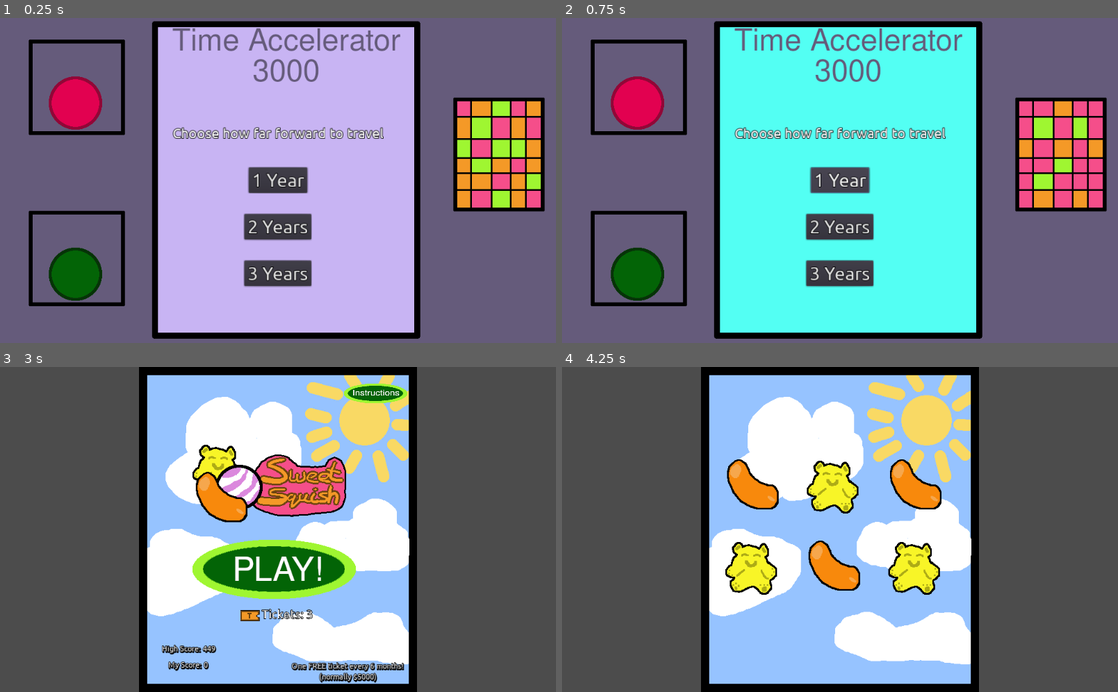
Above: before the commit, frames 1-4 (two rows, left to right).
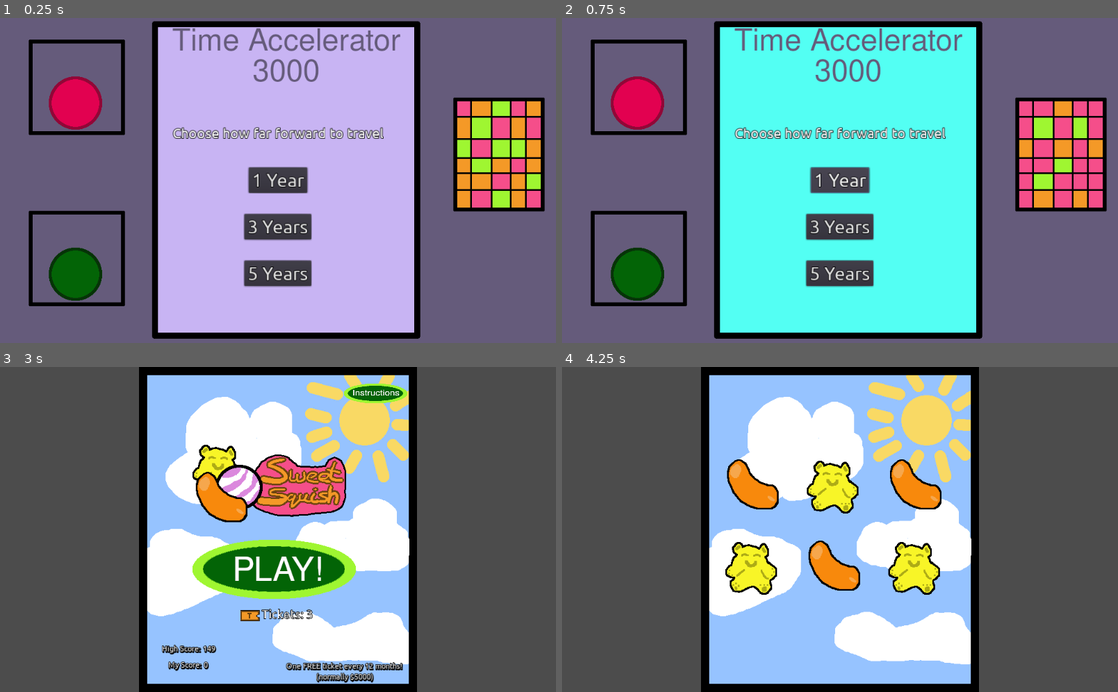
Above: after the commit, the same moments.

Repository: Dvlv/ld44
Game: Godot game, scene res://scenes/TimeMachine.tscn
The game is run twice, just before and just after one commit, with the same random seed, the same clock (stepped at 60 frames per second) and the same inputs. The project has no main scene, so this scene is started directly.
Inputs (mouse positions are in pixels of both pictures, inside the frame that each line leads up to):
- Up to frame 1 (0.25 s): no input
- Up to frame 2 (0.75 s): click "1 Year" at 0.5 s
- Up to frame 3 (3 s): tap Enter (ui_accept) at 1.25, 1.52, 2.27, 2.75 s; move the mouse to (283, 666) at 1.27 s; click (283, 666) at 1.42 s; move the mouse to (505, 584) at 2.02 s; click (505, 584) at 2.17 s; move the mouse to (289, 571) at 2.77 s; click (289, 571) at 2.92 s
- Up to frame 4 (4.25 s): click (834, 568) at 3.5 s

The runs differ from the first frame. In frame 1, less than 0.1% of the frame differs, in the area x 44-47%, y 62-80%; in frame 2, less than 0.1%; in frame 3, 0.7%, in the area x 36-73%, y 85-98%; in frame 4, nothing differs.

Commit message:
framework for endings and TM corrections

Diff:
--- a/src/scenes/SSHome.tscn
+++ b/src/scenes/SSHome.tscn
@@ -90,15 +90,15 @@
 text = "Sorry, you are out of tickets!"
 
 [node name="Label2" type="Label" parent="."]
-margin_left = 507.158
+margin_left = 501.326
 margin_top = 542.632
-margin_right = 770.158
+margin_right = 764.326
 margin_bottom = 587.632
 custom_fonts/font = ExtResource( 5 )
 custom_colors/font_color_shadow = Color( 0, 0, 0, 1 )
 custom_constants/shadow_offset_x = 1
 custom_constants/shadow_offset_y = 2
-text = "One FREE ticket every 6 months!
+text = "One FREE ticket every 12 months!
  (normally $5000)"
 align = 1
 
@@ -166,7 +166,6 @@
 expand = true
 
 [node name="InstructionsPage" type="Node2D" parent="."]
-editor/display_folded = true
 visible = false
 
 [node name="Sprite" type="Sprite" parent="InstructionsPage"]
--- a/src/scenes/TimeMachine.tscn
+++ b/src/scenes/TimeMachine.tscn
@@ -94,7 +94,7 @@
 [node name="TextureButton" type="Button" parent="Control/VBoxContainer/CenterContainer"]
 margin_left = 455.0
 margin_top = 18.0
-margin_right = 584.0
+margin_right = 568.0
 margin_bottom = 64.0
 custom_fonts/font = SubResource( 6 )
 text = "1 Year"
@@ -107,12 +107,12 @@
 size_flags_vertical = 3
 
 [node name="TextureButton" type="Button" parent="Control/VBoxContainer/CenterContainer2"]
-margin_left = 455.0
+margin_left = 447.0
 margin_top = 18.0
-margin_right = 584.0
+margin_right = 576.0
 margin_bottom = 64.0
 custom_fonts/font = SubResource( 7 )
-text = "2 Years"
+text = "3 Years"
 
 [node name="CenterContainer3" type="CenterContainer" parent="Control/VBoxContainer"]
 margin_top = 430.0
@@ -122,12 +122,12 @@
 size_flags_vertical = 3
 
 [node name="TextureButton" type="Button" parent="Control/VBoxContainer/CenterContainer3"]
-margin_left = 455.0
+margin_left = 447.0
 margin_top = 18.0
-margin_right = 584.0
+margin_right = 576.0
 margin_bottom = 64.0
 custom_fonts/font = SubResource( 8 )
-text = "3 Years"
+text = "5 Years"
 
 [node name="MarginContainer" type="MarginContainer" parent="Control/VBoxContainer"]
 margin_top = 516.0
--- a/src/scripts/Bedroom.gd
+++ b/src/scripts/Bedroom.gd
@@ -45,8 +45,8 @@
 func out_of_money():
 	global.animated_scene([
 		{"target": CS, "method": "show_dialogue", "args": ["Timmy", "Ah man, I HAVE to get the top score on this game."]},
-		{"target": CS, "method": "show_dialogue", "args": ["Timmy", "I can't wait months to get more lives, and I'm out of money."]},
-		{"target": CS, "method": "show_dialogue", "args": ["Timmy", "Hmm... I could always take my phone into my Time Accelerator™."]},
+		{"target": CS, "method": "show_dialogue", "args": ["Timmy", "I can't wait a whole year to get more lives, and I'm out of money."]},
+		{"target": CS, "method": "show_dialogue", "args": ["Timmy", "Hmm... I could always take my phone into the Time Accelerator™."]},
 		{"target": CS, "method": "show_dialogue", "args": ["Timmy", "That way I will rack up loads of free lives!"]},
 		{"target": CS, "method": "show_dialogue", "args": ["Timmy", "I will also get a bit older in the process, but hopefully nobody will notice."]},
 		{"target": CS, "method": "show_dialogue", "args": ["Timmy", "... It'll be fine. Just one more level!"]},
@@ -99,28 +99,46 @@
 	global.animated_scene([
 		{"target": CS, "method": "show_dialogue", "args": ["Timmy", "I've done it! I have the high score!!"]},
 		{"target": CS, "method": "show_dialogue", "args": ["Timmy", "Man, today was a great and productive day!"]},
-		{"target": CS, "method": "show_dialogue", "args": ["Timmy", "Actually, what day is it today?"]},
-		{"target": CS, "method": "show_dialogue", "args": ["Timmy", "Yikes! it's the year " + str(global.get_current_year()) ]},
-		{"target": CS, "method": "show_dialogue", "args": ["Timmy", "Wow, I can't believe almost half of my life has gone by while I say and played on my phone. Totally worth it."]},
+		{"target": CS, "method": "show_dialogue", "args": ["Timmy", "Man, I feel a bit older, too"]},
+		{"target": CS, "method": "show_dialogue", "args": ["Timmy", "Yikes! I've skipped " + str(global.years_skipped) + " years." ]},
+		{"target": CS, "method": "show_dialogue", "args": ["Timmy", "That means I'm " + str(global.get_timmy_age()) + " now."]},
+		{"target": self, "method": "ending", "args": []}
+	])
+
+func quit_playing():
+	global.animated_scene([
+		{"target": CS, "method": "show_dialogue", "args": ["Timmy", "I'm bored. I should do something else instead"]},
+		{"target": self, "method": "ending", "args": []}
+	])
+
+func ending():
+	if global.years_skipped < 2:
+		return young_ending()
+	elif global.years_skipped > 2 and global.years_skipped < 9:
+		return teenage_ending()
+	else:
+		return adult_ending()
+
+
+func young_ending():
+	global.animated_scene([
+		{"target": CS, "method": "show_dialogue", "args": ["Narrator", "This is the young ending."]},
 		{"target": self, "method": "load_thanks_scene", "args": []}
 	])
 
-func quit_playing():
-	global.animated_scene([
-		{"target": CS, "method": "show_dialogue", "args": ["Timmy", "I'm bored. I should do something else instead"]},
-		{"target": CS, "method": "show_dialogue", "args": ["Timmy", get_final_dialogue_based_on_year() ]},
+func teenage_ending():
+	global.animated_scene([
+		{"target": CS, "method": "show_dialogue", "args": ["Narrator", "This is the teenage ending."]},
 		{"target": self, "method": "load_thanks_scene", "args": []}
 	])
 
-
-func get_final_dialogue_based_on_year():
-	var cy = global.get_current_year()
-	if cy >= 2023:
-		return "Wow, I can't believe almost half of my life has gone by while I say and played on my phone. Was it worth it?"
-	elif cy > 2020 and cy < 2023:
-		return "Man, I wasted a lot of time on that game. Good thing I didn't get addicted, or who knows how many more years I would have skipped."
-	elif cy <= 2020:
-		return "I'm glad I didn't waste too much time playing that game. I might have missed the robot uprising or something!"
+func adult_ending():
+	global.animated_scene([
+		{"target": CS, "method": "show_dialogue", "args": ["Narrator", "This is the adult ending."]},
+		{"target": self, "method": "load_thanks_scene", "args": []}
+	])
+
+
 
 func load_thanks_scene():
 	get_tree().change_scene_to(load("res://scenes/Thanks.tscn"))
--- a/src/scripts/TimeMachine.gd
+++ b/src/scripts/TimeMachine.gd
@@ -17,21 +17,21 @@
 func on_btn_one_press():
 	$bg1.texture = tex2
 	global.years_skipped += 1
-	global.tickets += 2
+	global.tickets += 1
 
 	exit_to_bedroom()
 
 func on_btn_two_press():
 	$bg1.texture = tex2
-	global.years_skipped += 2
-	global.tickets += 4
+	global.years_skipped += 3
+	global.tickets += 3
 
 	exit_to_bedroom()
 
 func on_btn_three_press():
 	$bg1.texture = tex2
-	global.years_skipped += 3
-	global.tickets += 6
+	global.years_skipped += 5
+	global.tickets += 5
 
 	exit_to_bedroom()
 
--- a/src/scripts/global.gd
+++ b/src/scripts/global.gd
@@ -1,9 +1,9 @@
 extends Node
 
 var years_skipped = 0
-var tickets = 1
+var tickets = 2
 var score = 0
-var HIGH_SCORE = 449
+var HIGH_SCORE = 149
 
 var story = -1
 var just_exited_time_mcn = false
@@ -29,6 +29,9 @@
 func get_current_year():
 	return 2019 + years_skipped
 
+func get_timmy_age():
+	return 11 + years_skipped
+
 func tie_together_frames():
     frames.remove(0)
 
@@ -50,7 +53,8 @@
 
     var current = frames[0]
 
-    current["target"].connect("finished_displaying", self, "tie_together_frames")
+    if not current["target"].is_connected("finished_displaying", self, "tie_together_frames"):
+        current["target"].connect("finished_displaying", self, "tie_together_frames")
 
     # begin executing the chain by calling the first item's method
     current["target"].callv(current["method"], current["args"])
